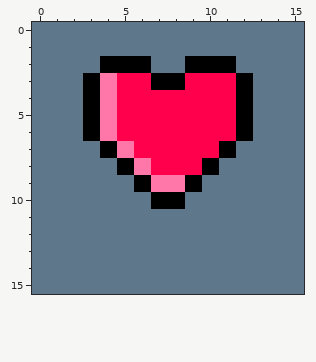
Two versions of one pixel-art file, heart.ase. The first picture shows the starting point.
16x16 pixels, 1 frame.
After:
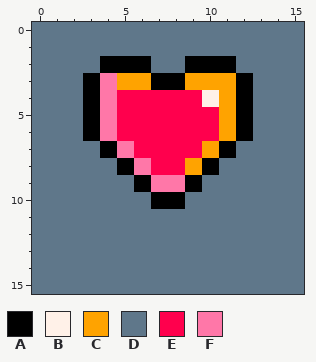
Palette (. is transparent): A #000000  B #fff1e8  C #ffa300  D #5f778a  E #ff004d  F #ff77a8
Difference:
--- layer "Layer 2"
@@ x 3..13 @@
  2 DAAADDAAADD
- 3 AFEEAAEEEAD
- 4 AFEEEEEEEAD
- 5 AFEEEEEEEAD
- 6 AFEEEEEEEAD
- 7 DAFEEEEEADD
- 8 DDAFEEEADDD
+ 3 AFCCAACCCAD
+ 4 AFEEEEEBCAD
+ 5 AFEEEEEECAD
+ 6 AFEEEEEECAD
+ 7 DAFEEEECADD
+ 8 DDAFEECADDD
  9 DDDAFFADDDD
Boxes around the changes in both pictures, in picture pixels (x1, y1, x2, y2):
changed: (117, 73, 236, 175)
